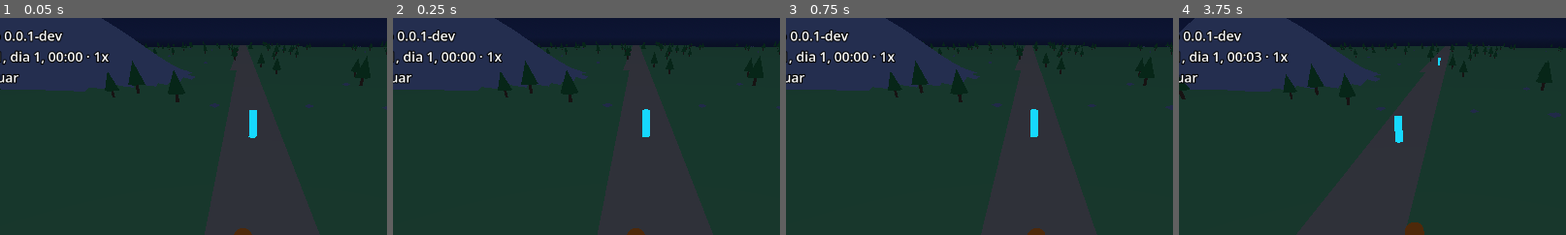
Above: before the commit, frames 1-4 (left to right).
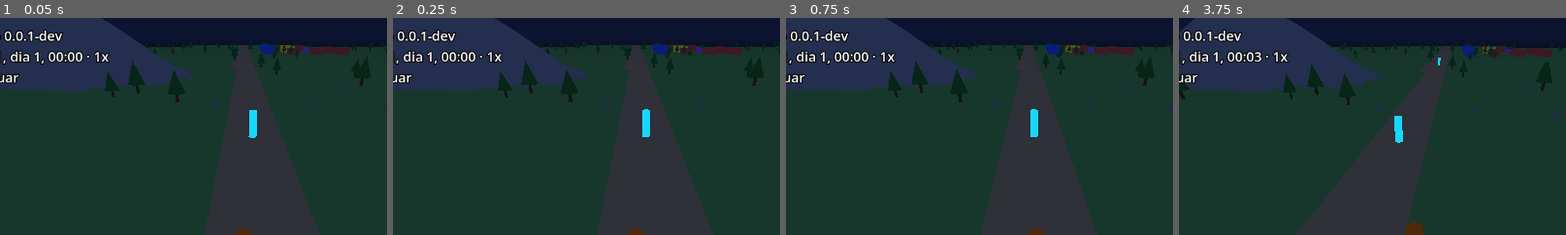
Above: after the commit, the same moments.

Repository: ArthurLK2006/LivingWorld
Game: Godot game, scene res://scenes/main.tscn
Two runs of this game, one before a commit and one after it. Both use one fixed random seed, a clock stepped at 60 frames per second and the inputs below.
Inputs (mouse positions are % of the whole screen's width and height, from its top left):
- Up to frame 1 (0.05 s): no input
- Up to frame 2 (0.25 s): no input
- Up to frame 3 (0.75 s): tap Enter at 0.5 s; move the mouse to (72, 45) at 0.52 s; hold D (move_right) from 0.53 s (still down); tap E (interact) at 0.6 s; click (72, 45) at 0.67 s
- Up to frame 4 (3.75 s): tap Space (jump) at 0.77, 3.5 s; release D (move_right) at 1.25 s; drag from (30, 55) to (45, 70) at 1.27 s; move the mouse to (60, 28) at 2.02 s; hold D (move_right) 2.03-2.75 s; tap E (interact) at 2.1 s; drag from (45, 70) to (20, 35) at 2.77 s; move the mouse to (80, 65) at 3.52 s; hold A (move_left) from 3.53 s (still down); tap Left (look_left) at 3.6 s
The pictures show only the part of the screen within x 19-69%, y 0-50%; the shares and areas given below are measured in that part.

The runs differ from the first frame. In frame 1, 0.7% of the frame differs, in the area x 67-91%, y 12-17%; in frame 2, 0.7%; in frame 3, 0.7%; in frame 4, 0.7%.

Commit message:
LW-074: caixas provisórias para os locais
A ponte ganha `peek_places` (todos os locais dos assentamentos, em cópias
e em ordem crescente de id, com a altura do terreno; tipos `PlaceReply` e
`PlacesReply` em `BridgeReplies`; terceiro parâmetro opcional do
construtor, sem mudar nenhum teste existente). O `GameApp` lê
settlements.json e places.json no `_ready` e entrega os locais à ponte.
A apresentação ganha `PlaceBoxesView` e `PlacePalette`: uma caixa
colorida por local de casa, trabalho, descanso e convívio, com a base no
chão, sem colisão, texto nem animação; `market_reserved` não é desenhado.
As caixas só aparecem enquanto o chunk do terreno delas existe. A cena
principal cria a view em código (main.tscn e game_modules.gd intactos).

Testes novos: test_sim_bridge_places.gd (4) e test_place_boxes.gd (5).
Contratos: bridge.md, presentation.md e app.md, mais o README da ponte.

Co-Authored-By: Claude Sonnet 5.5 <noreply@anthropic.com>

Diff:
--- a/src/app/game_app.gd
+++ b/src/app/game_app.gd
@@ -20,6 +20,8 @@
 ## Terreno lido uma vez só (no _ready do jogo ou na primeira peek_bridge dos testes); nulo se não carregou.
 var _terrain: TerrainData
 var _is_terrain_loaded: bool = false
+## Locais dos assentamentos (LW-074), lidos no `_ready` do autoload e entregues à ponte; vazio num GameApp criado à mão (testes).
+var _places: Array[Place] = []
 
 
 func _ready() -> void:
@@ -28,6 +30,7 @@
 		push_error("GameApp: autoload SimulationHost não encontrado.")
 		return
 	bind_host(host)
+	_places = _load_places()
 	host.start_new_game(DEFAULT_WORLD_SEED, _terrain_or_load(), _load_points())
 
 
@@ -42,7 +45,7 @@
 ## cujas consultas falham com BRIDGE_NO_TERRAIN.
 func peek_bridge() -> SimBridge:
 	if _bridge == null:
-		_bridge = SimBridge.new(_host, _terrain_or_load())
+		_bridge = SimBridge.new(_host, _terrain_or_load(), _places)
 	return _bridge
 
 
@@ -65,6 +68,18 @@
 		push_error("GameApp: pontos de interesse não carregados de '%s': %s" % [terrain_dir, loaded.result.message])
 		return []
 	return loaded.points
+
+
+## Locais dos assentamentos de terrain_dir (LW-074); lista vazia (depois de push_error) se não carregarem ou se não houver terreno.
+func _load_places() -> Array[Place]:
+	var terrain: TerrainData = _terrain_or_load()
+	if terrain == null:
+		return []
+	var loaded: SettlementLoader.LoadResult = SettlementLoader.load_dir(terrain_dir, terrain)
+	if not loaded.result.ok:
+		push_error("GameApp: assentamentos e locais não carregados de '%s': %s" % [terrain_dir, loaded.result.message])
+		return []
+	return loaded.places
 
 
 ## Terreno de terrain_dir, ou nulo (depois de push_error) se não carregar. Sem `quit`: o GameApp também roda
--- a/src/bridge/bridge_replies.gd
+++ b/src/bridge/bridge_replies.gd
@@ -107,6 +107,40 @@
 		points = copies
 
 
+## Um local copiado: posição em metros (y = altura do terreno) e capacidade. Só dados, sem tipos de `sim/`.
+class PlaceReply:
+	extends RefCounted
+
+	var id: String
+	var settlement_id: String
+	var kind: String
+	var x: float
+	var y: float
+	var z: float
+	var capacity: int
+
+	func _init(place: Place) -> void:
+		id = place.id
+		settlement_id = place.settlement_id
+		kind = place.kind
+		x = place.position.x
+		y = place.position.y
+		z = place.position.z
+		capacity = place.capacity
+
+
+## Resposta de `peek_places`: `places` em ordem crescente de id, só vale se `result.ok`.
+class PlacesReply:
+	extends RefCounted
+
+	var result: Result
+	var places: Array[PlaceReply]
+
+	func _init(reply_result: Result, copies: Array[PlaceReply]) -> void:
+		result = reply_result
+		places = copies
+
+
 ## Resposta de `request_interact`: `poi_id` e `text_key` (a CHAVE do texto, não o texto) só valem se `result.ok`.
 class InteractReply:
 	extends RefCounted
--- a/src/bridge/sim_bridge.gd
+++ b/src/bridge/sim_bridge.gd
@@ -18,14 +18,19 @@
 
 var _host: SimulationHostNode
 var _terrain: TerrainData
+## Locais dos assentamentos (LW-074): conteúdo somente leitura, em ordem crescente de id. Não é salvo nem entra no state_hash.
+var _places: Array[Place] = []
 ## Intenções na ordem de chegada. É estrutura de apresentação: não é salva nem entra no state_hash.
 var _pending_intents: Array[BridgeIntent] = []
 
 
-## `host` e `terrain` podem ser nulos: as chamadas que dependem deles falham com código, sem derrubar o jogo.
-func _init(host: SimulationHostNode, terrain: TerrainData) -> void:
+## `host` e `terrain` podem ser nulos: as chamadas que dependem deles falham com código, sem derrubar o jogo. `places` é opcional
+## (sem ele, `peek_places` devolve lista vazia) e fica guardado em ordem crescente de id.
+func _init(host: SimulationHostNode, terrain: TerrainData, places: Array[Place] = []) -> void:
 	_host = host
 	_terrain = terrain
+	_places.assign(places)
+	_places.sort_custom(_is_before)
 
 
 ## Altura do chão (metros) em (x, z). Fora do mapa ou coordenada não numérica: falha tratada do `world`.
@@ -90,6 +95,17 @@
 	return BridgeReplies.PointsReply.new(Result.success(), copies)
 
 
+## TODOS os locais dos assentamentos, em CÓPIAS e em ordem crescente de id (id, assentamento, tipo, posição com a altura do terreno e
+## capacidade), para a apresentação desenhar. Não depende do host. Ponte sem terreno: falha `BRIDGE_NO_TERRAIN`; sem locais: lista vazia.
+func peek_places() -> BridgeReplies.PlacesReply:
+	if _terrain == null:
+		return BridgeReplies.PlacesReply.new(_missing_terrain("peek_places"), [])
+	var copies: Array[BridgeReplies.PlaceReply] = []
+	for place: Place in _places:
+		copies.append(BridgeReplies.PlaceReply.new(place))
+	return BridgeReplies.PlacesReply.new(Result.success(), copies)
+
+
 ## Pede a interação do ator com o ponto. A posição do ator vem SEMPRE do que está guardado no personagem (o último relato do corpo),
 ## nunca da apresentação: a simulação confere a distância (alcance de InteractionService.INTERACT_REACH_M). Sucesso: a chave do texto
 ## do ponto e o evento InteractionPerformed (entregue no próximo passo). Ator desconhecido: falha do personagem; ponto desconhecido
@@ -157,6 +173,10 @@
 	return _pending_intents.size()
 
 
+static func _is_before(first: Place, second: Place) -> bool:
+	return first.id < second.id
+
+
 func _clock() -> SimClock:
 	if _host == null or _host.runner == null:
 		return null
--- a/src/presentation/world_view/main_world_view.gd
+++ b/src/presentation/world_view/main_world_view.gd
@@ -8,6 +8,7 @@
 const DECORATIONS_PATH: String = "res://data/world/decorations.json"
 ## Configuração do projeto de onde vem o título do jogo mostrado no HUD.
 const GAME_NAME_SETTING: String = "application/config/name"
+const PLACE_VIEW_NAME: String = "PlaceBoxesView"
 
 @onready var _terrain_view: TerrainView = $TerrainView
 @onready var _decoration_view: DecorationView = $DecorationView
@@ -17,6 +18,8 @@
 @onready var _interaction_view: InteractionView = $InteractionView
 @onready var _prompt_label: Label = $HUD/InteractionPrompt
 @onready var _result_label: Label = $HUD/InteractionText
+## As caixas provisórias dos locais (LW-074), criadas aqui em código: acompanham o terreno como a decoração.
+var _place_view: PlaceBoxesView
 ## Os textos de jogo, guardados aqui para viverem tanto quanto a cena.
 var _texts: UiText
 ## Só informa o foco depois de a TerrainView ter sido ligada a uma ponte.
@@ -34,6 +37,12 @@
 	_hud.setup(bridge, _texts, str(ProjectSettings.get_setting(GAME_NAME_SETTING, "")), GameAppNode.GAME_VERSION)
 	_terrain_view.chunk_loaded.connect(_decoration_view.set_chunk_visible.bind(true))
 	_terrain_view.chunk_unloaded.connect(_decoration_view.set_chunk_visible.bind(false))
+	_place_view = PlaceBoxesView.new()
+	_place_view.name = PLACE_VIEW_NAME
+	add_child(_place_view)
+	_place_view.setup(bridge)
+	_terrain_view.chunk_loaded.connect(_place_view.set_chunk_visible.bind(true))
+	_terrain_view.chunk_unloaded.connect(_place_view.set_chunk_visible.bind(false))
 	_terrain_view.setup(bridge)
 	var decorations: DecorationReader.ReadResult = DecorationReader.read_file(DECORATIONS_PATH)
 	if decorations.result.ok:
--- /dev/null
+++ b/src/presentation/world_view/places/place_boxes_view.gd
@@ -0,0 +1,86 @@
+class_name PlaceBoxesView
+extends Node3D
+## Construções provisórias (LW-074): uma CAIXA colorida por local (casa, trabalho, descanso e convívio), com a base na altura do terreno,
+## montada pelos dados de `peek_places`. Só visual: sem colisão, texto nem animação; `market_reserved` não é desenhado. Cada caixa fica
+## escondida até o terreno do seu chunk existir (`set_chunk_visible`, ligado a `chunk_loaded` e `chunk_unloaded` pela cena), para não
+## flutuar no vazio. A view fica na origem do mundo. Contrato: docs/modules/presentation.md.
+
+const BOX_NAME_PREFIX: String = "Box_"
+const HALF: float = 0.5
+
+var _boxes: Dictionary[String, MeshInstance3D] = {}
+var _boxes_by_chunk: Dictionary[Vector2i, Array] = {}
+## Uma malha (com o material da cor) por tipo, repartida entre as caixas do tipo.
+var _meshes: Dictionary[String, BoxMesh] = {}
+
+
+## Cria uma caixa por local desenhado. Ponte nula, ponte sem terreno ou consulta que falha: push_error e nada é criado (devolve falso).
+func setup(bridge: SimBridge) -> bool:
+	_clear()
+	if bridge == null:
+		push_error("PlaceBoxesView.setup: ponte nula; esperado uma SimBridge.")
+		return false
+	var layout: BridgeReplies.TerrainLayoutReply = bridge.peek_terrain_layout()
+	if not layout.result.ok:
+		return _fail(layout.result)
+	var reply: BridgeReplies.PlacesReply = bridge.peek_places()
+	if not reply.result.ok:
+		return _fail(reply.result)
+	var chunk_size_m: float = float(layout.chunk_cells) * layout.cell_size_m
+	for place: BridgeReplies.PlaceReply in reply.places:
+		if PlacePalette.is_drawn(place.kind):
+			var chunk: Vector2i = Vector2i(clampi(floori(place.x / chunk_size_m), 0, layout.chunk_count.x - 1), clampi(floori(place.z / chunk_size_m), 0, layout.chunk_count.y - 1))
+			_add_box(place, chunk)
+	return true
+
+
+## Mostra ou esconde as caixas do chunk; chunk sem caixa não faz nada.
+func set_chunk_visible(chunk: Vector2i, shown: bool) -> void:
+	for box: MeshInstance3D in _boxes_by_chunk.get(chunk, []):
+		box.visible = shown
+
+
+func box_count() -> int:
+	return _boxes.size()
+
+
+## A caixa do local, ou nulo se o local não tem caixa.
+func box_of(place_id: String) -> MeshInstance3D:
+	return _boxes.get(place_id) as MeshInstance3D
+
+
+func _add_box(place: BridgeReplies.PlaceReply, chunk: Vector2i) -> void:
+	var box: MeshInstance3D = MeshInstance3D.new()
+	box.name = BOX_NAME_PREFIX + place.id
+	box.mesh = _mesh_of(place.kind)
+	box.position = Vector3(place.x, place.y + PlacePalette.SIZES[place.kind].y * HALF, place.z)
+	box.visible = false
+	add_child(box)
+	_boxes[place.id] = box
+	if not _boxes_by_chunk.has(chunk):
+		_boxes_by_chunk[chunk] = []
+	_boxes_by_chunk[chunk].append(box)
+
+
+func _mesh_of(kind: String) -> BoxMesh:
+	if not _meshes.has(kind):
+		var mesh: BoxMesh = BoxMesh.new()
+		mesh.size = PlacePalette.SIZES[kind]
+		var material: StandardMaterial3D = StandardMaterial3D.new()
+		material.albedo_color = PlacePalette.COLORS[kind]
+		mesh.material = material
+		_meshes[kind] = mesh
+	return _meshes[kind]
+
+
+func _fail(failure: Result) -> bool:
+	push_error("PlaceBoxesView.setup: %s (%s)" % [failure.message, failure.code])
+	return false
+
+
+func _clear() -> void:
+	for box: MeshInstance3D in _boxes.values():
+		remove_child(box)
+		box.free()
+	_boxes.clear()
+	_boxes_by_chunk.clear()
--- /dev/null
+++ b/src/presentation/world_view/places/place_palette.gd
@@ -0,0 +1,29 @@
+class_name PlacePalette
+extends RefCounted
+## Cor e tamanho provisórios da caixa de cada tipo de local (LW-074), todos [HIP] (Arthur ajusta olhando a tela). Os tipos são os do
+## vocabulário do `world`, copiados como texto porque a apresentação não pode citar classes de src/sim; tests/unit/test_place_boxes.gd
+## confere que seguem iguais. O tipo reservado `market_reserved` não tem caixa: não está aqui.
+
+const KIND_HOME: String = "home"
+const KIND_WORK: String = "work"
+const KIND_REST: String = "rest"
+const KIND_SOCIAL: String = "social"
+## Vermelho, azul, violeta e amarelo: longe do verde do terreno, do laranja do jogador e do ciano dos marcadores.
+const COLORS: Dictionary[String, Color] = {
+	KIND_HOME: Color(0.80, 0.30, 0.25),
+	KIND_WORK: Color(0.20, 0.35, 0.80),
+	KIND_REST: Color(0.60, 0.35, 0.80),
+	KIND_SOCIAL: Color(0.95, 0.85, 0.20),
+}
+## Largura em x, altura e profundidade em z (metros). A maior caixa (8 m) cabe folgada nos 14 m entre os locais dos povoados de teste.
+const SIZES: Dictionary[String, Vector3] = {
+	KIND_HOME: Vector3(5.0, 3.0, 5.0),
+	KIND_WORK: Vector3(8.0, 4.0, 6.0),
+	KIND_REST: Vector3(4.0, 2.5, 4.0),
+	KIND_SOCIAL: Vector3(7.0, 3.5, 7.0),
+}
+
+
+## Só os quatro tipos acima são desenhados.
+static func is_drawn(kind: String) -> bool:
+	return COLORS.has(kind) and SIZES.has(kind)
--- /dev/null
+++ b/tests/unit/test_place_boxes.gd
@@ -0,0 +1,113 @@
+extends GutTest
+## LW-074: uma caixa provisória por local, montada pelos dados que a ponte devolve, sem janela: contagem, posição, base no chão, cor e
+## tamanho por tipo, escondida até o chunk existir, sem colisão. O tipo reservado (mercado) não é desenhado.
+
+const BLOCKOUT_DIR: String = "res://data/world"
+const MAIN_SCENE_PATH: String = "res://scenes/main.tscn"
+const TOLERANCE_M: float = 0.001
+const HALF: float = 0.5
+
+var _places: Array[Place] = []
+var _bridge: SimBridge
+var _chunk_size_m: float
+var _view: PlaceBoxesView
+
+
+func before_all() -> void:
+	var terrain_loaded: TerrainLoader.LoadResult = TerrainLoader.load_dir(BLOCKOUT_DIR)
+	assert_true(terrain_loaded.result.ok, terrain_loaded.result.message)
+	var loaded: SettlementLoader.LoadResult = SettlementLoader.load_dir(BLOCKOUT_DIR, terrain_loaded.terrain)
+	assert_true(loaded.result.ok, loaded.result.message)
+	_places = loaded.places
+	_bridge = SimBridge.new(null, terrain_loaded.terrain, _places)
+	var layout: BridgeReplies.TerrainLayoutReply = _bridge.peek_terrain_layout()
+	_chunk_size_m = float(layout.chunk_cells) * layout.cell_size_m
+
+
+func before_each() -> void:
+	_view = PlaceBoxesView.new()
+	assert_true(_view.setup(_bridge))
+
+
+func after_each() -> void:
+	_view.free()
+
+
+func _drawn_places() -> Array[Place]:
+	var drawn: Array[Place] = []
+	for place: Place in _places:
+		if place.kind != Place.KIND_MARKET_RESERVED:
+			drawn.append(place)
+	return drawn
+
+
+func _chunk_of(place: Place) -> Vector2i:
+	return Vector2i(floori(place.position.x / _chunk_size_m), floori(place.position.z / _chunk_size_m))
+
+
+func test_there_is_one_box_per_drawn_place_and_none_for_the_reserved_market_and_no_collision() -> void:
+	var drawn: Array[Place] = _drawn_places()
+	assert_lt(drawn.size(), _places.size(), "Os dados têm locais de mercado reservado, que não são desenhados.")
+	assert_eq(_view.box_count(), drawn.size())
+	assert_eq(_view.get_child_count(), drawn.size())
+	for place: Place in _places:
+		assert_eq(_view.box_of(place.id) != null, place.kind != Place.KIND_MARKET_RESERVED, "Caixa do local '%s'." % place.id)
+	assert_eq(_view.find_children("*", "CollisionObject3D", true, false).size(), 0)
+
+
+func test_each_box_is_where_the_data_says_on_the_ground_with_the_color_and_size_of_its_kind() -> void:
+	var colors_by_kind: Dictionary[String, Color] = {}
+	for place: Place in _drawn_places():
+		var box: MeshInstance3D = _view.box_of(place.id)
+		var mesh: BoxMesh = box.mesh as BoxMesh
+		var color: Color = (mesh.material as StandardMaterial3D).albedo_color
+		assert_eq(Vector2(box.position.x, box.position.z), Vector2(place.position.x, place.position.z), "Posição de '%s'." % place.id)
+		assert_almost_eq(box.position.y - mesh.size.y * HALF, place.position.y, TOLERANCE_M, "A base da caixa fica na altura do terreno.")
+		assert_eq(mesh.size, PlacePalette.SIZES[place.kind])
+		assert_eq(color, PlacePalette.COLORS[place.kind])
+		colors_by_kind[place.kind] = color
+	assert_eq(colors_by_kind.size(), 4, "Os dados têm os quatro tipos desenhados.")
+	for color: Color in colors_by_kind.values():
+		assert_eq(colors_by_kind.values().count(color), 1, "Cada tipo tem a sua cor.")
+	assert_eq([PlacePalette.KIND_HOME, PlacePalette.KIND_WORK, PlacePalette.KIND_REST, PlacePalette.KIND_SOCIAL], [Place.KIND_HOME, Place.KIND_WORK, Place.KIND_REST, Place.KIND_SOCIAL], "Os tipos da paleta são os do world.")
+	for kind: String in Place.KINDS:
+		assert_eq(PlacePalette.is_drawn(kind), kind != Place.KIND_MARKET_RESERVED)
+
+
+func test_boxes_start_hidden_and_a_chunk_shows_and_hides_only_its_own_boxes() -> void:
+	var chunk: Vector2i = _chunk_of(_drawn_places()[0])
+	for place: Place in _drawn_places():
+		assert_false(_view.box_of(place.id).visible, "Nasce escondida, até o terreno do chunk existir.")
+	_view.set_chunk_visible(chunk, true)
+	for place: Place in _drawn_places():
+		assert_eq(_view.box_of(place.id).visible, _chunk_of(place) == chunk, "Caixa de '%s'." % place.id)
+	_view.set_chunk_visible(chunk, false)
+	_view.set_chunk_visible(Vector2i(-5, -5), true)
+	for place: Place in _drawn_places():
+		assert_false(_view.box_of(place.id).visible)
+
+
+func test_a_bad_bridge_builds_nothing_with_a_visible_error_and_setup_twice_does_not_duplicate() -> void:
+	assert_true(_view.setup(_bridge))
+	assert_eq(_view.get_child_count(), _drawn_places().size(), "Nada ficou duplicado.")
+	var other: PlaceBoxesView = PlaceBoxesView.new()
+	assert_false(other.setup(null))
+	assert_push_error("PlaceBoxesView.setup: ponte nula")
+	assert_false(other.setup(SimBridge.new(null, null, _places)))
+	assert_push_error("PlaceBoxesView.setup")
+	assert_eq(other.box_count(), 0)
+	other.free()
+
+
+func test_the_main_scene_has_one_box_view_with_the_boxes_wired_to_the_terrain_chunks() -> void:
+	var main: Node = add_child_autofree((load(MAIN_SCENE_PATH) as PackedScene).instantiate())
+	var views: Array[Node] = main.find_children("*", "PlaceBoxesView", true, false)
+	assert_eq(views.size(), 1)
+	var scene_view: PlaceBoxesView = views[0] as PlaceBoxesView
+	assert_eq(scene_view.box_count(), _drawn_places().size(), "O GameApp real entregou os locais à ponte.")
+	var terrain: TerrainView = main.find_children("*", "TerrainView", true, false)[0] as TerrainView
+	var place: Place = _drawn_places()[0]
+	terrain.chunk_loaded.emit(_chunk_of(place))
+	assert_true(scene_view.box_of(place.id).visible, "A cena liga chunk_loaded às caixas.")
+	terrain.chunk_unloaded.emit(_chunk_of(place))
+	assert_false(scene_view.box_of(place.id).visible, "E chunk_unloaded também.")
--- /dev/null
+++ b/tests/unit/test_sim_bridge_places.gd
@@ -0,0 +1,64 @@
+extends GutTest
+## LW-074: a ponte expõe todos os locais (`peek_places`) em cópias, em ordem crescente de id e com a altura do terreno. Sem janela.
+
+const BLOCKOUT_DIR: String = "res://data/world"
+const HEIGHT_TOLERANCE_M: float = 0.001
+const CHANGED_CAPACITY: int = 99
+
+var _terrain: TerrainData
+var _places: Array[Place] = []
+
+
+func before_all() -> void:
+	var terrain_loaded: TerrainLoader.LoadResult = TerrainLoader.load_dir(BLOCKOUT_DIR)
+	assert_true(terrain_loaded.result.ok, terrain_loaded.result.message)
+	_terrain = terrain_loaded.terrain
+	var loaded: SettlementLoader.LoadResult = SettlementLoader.load_dir(BLOCKOUT_DIR, _terrain)
+	assert_true(loaded.result.ok, loaded.result.message)
+	_places = loaded.places
+
+
+func test_every_place_comes_back_in_ascending_id_order_with_the_data_and_the_ground_height() -> void:
+	var bridge: SimBridge = SimBridge.new(null, _terrain, _places)
+	var reply: BridgeReplies.PlacesReply = bridge.peek_places()
+	assert_true(reply.result.ok, reply.result.message)
+	var expected_ids: Array[String] = []
+	var originals: Dictionary[String, Place] = {}
+	for place: Place in _places:
+		expected_ids.append(place.id)
+		originals[place.id] = place
+	expected_ids.sort()
+	var got_ids: Array[String] = []
+	for copy: BridgeReplies.PlaceReply in reply.places:
+		got_ids.append(copy.id)
+		var original: Place = originals[copy.id]
+		assert_eq([copy.settlement_id, copy.kind, copy.x, copy.z, copy.capacity], [original.settlement_id, original.kind, original.position.x, original.position.z, original.capacity])
+		assert_almost_eq(copy.y, bridge.peek_height(copy.x, copy.z).height_m, HEIGHT_TOLERANCE_M, "A altura é a do terreno.")
+	assert_eq(got_ids, expected_ids, "O arquivo não está em ordem de id; a ponte entrega em ordem crescente.")
+
+
+func test_the_reply_is_a_copy_and_emptying_the_input_list_does_not_change_the_bridge() -> void:
+	var given: Array[Place] = []
+	given.assign(_places)
+	var bridge: SimBridge = SimBridge.new(null, _terrain, given)
+	bridge.peek_places().places[0].capacity = CHANGED_CAPACITY
+	given.clear()
+	var again: BridgeReplies.PlacesReply = bridge.peek_places()
+	assert_eq(again.places.size(), _places.size())
+	assert_ne(again.places[0].capacity, CHANGED_CAPACITY, "Mexer na cópia não altera a próxima resposta.")
+
+
+func test_without_places_the_list_is_empty_and_without_terrain_it_fails_with_the_bridge_code() -> void:
+	var empty: BridgeReplies.PlacesReply = SimBridge.new(null, _terrain).peek_places()
+	assert_true(empty.result.ok, empty.result.message)
+	assert_eq(empty.places.size(), 0)
+	var without_terrain: BridgeReplies.PlacesReply = SimBridge.new(null, null, _places).peek_places()
+	assert_eq(without_terrain.result.code, SimBridge.CODE_NO_TERRAIN)
+	assert_string_contains(without_terrain.result.message, "peek_places")
+	assert_eq(without_terrain.places.size(), 0)
+
+
+func test_the_real_boot_gives_the_game_bridge_all_the_places_of_the_data() -> void:
+	var reply: BridgeReplies.PlacesReply = (get_node("/root/GameApp") as GameAppNode).peek_bridge().peek_places()
+	assert_true(reply.result.ok, reply.result.message)
+	assert_eq(reply.places.size(), _places.size(), "O GameApp leu settlements.json e places.json ao iniciar o jogo.")
Not shown, added: src/presentation/world_view/places/place_boxes_view.gd.uid
Not shown, added: src/presentation/world_view/places/place_palette.gd.uid
Not shown, added: tests/unit/test_place_boxes.gd.uid
Not shown, added: tests/unit/test_sim_bridge_places.gd.uid
Not shown, changed: docs/modules/app.md
Not shown, changed: docs/modules/bridge.md
Not shown, changed: docs/modules/presentation.md
